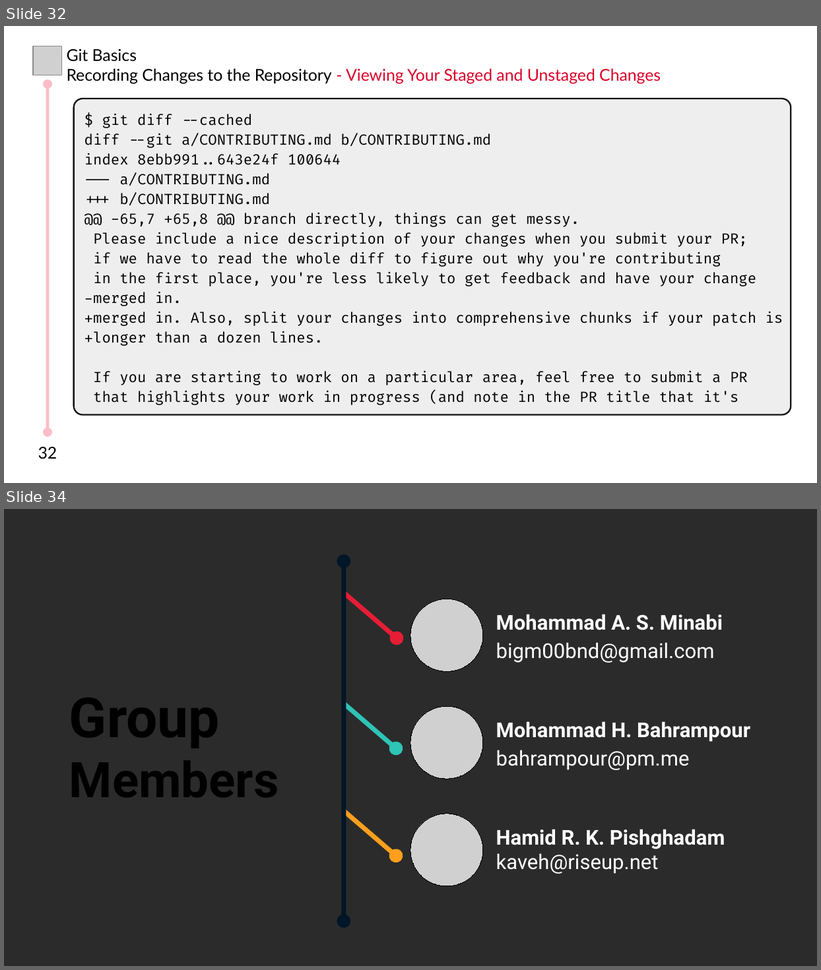
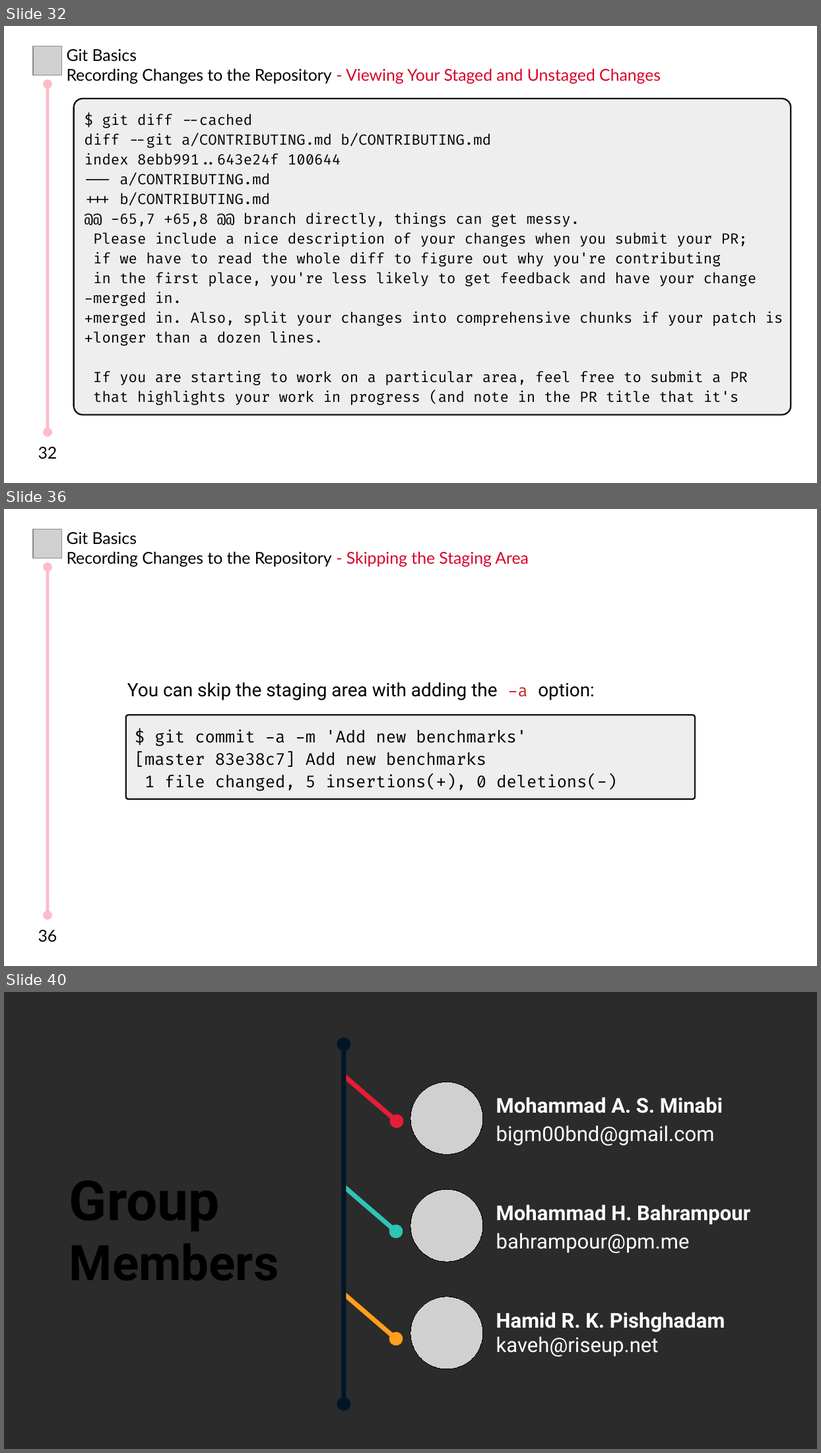
Before and after one commit to MHBahrampour/git-presentation-files, a slide deck: Chapter 2/Chapter 2.odp. Shown one above the other, each under a label of ours: slides 32 and 34 before the commit, slides 32, 36 and 40 after it; the slides between them are not shown. The pictures are 821x970 and 821x1453 pixels, drawn with LibreOffice and Linux fonts; fonts in the diff are those of the drawing; grey boxes stand for pictures; background and template pictures are left out; a plain dark background stands for a picture behind light text. Boxes give left, top, right and bottom in pixels: in the first picture for what was removed or moved away, otherwise in the second. Text is boxed around its words. In the diff, an @@ line names an element or a change of style, - is before the commit and + after.

```diff
--- a/Chapter 2/Chapter 2.odp
+++ b/Chapter 2/Chapter 2.odp
@@ slide 36 added at (x1=4, y1=509, x2=817, y2=966), background #FFFFFF @@
@@ picture added at (x1=33, y1=529, x2=61, y2=559) @@
@@ text added at (x1=67, y1=532, x2=529, y2=567), 16 pt, text #000000 @@
+Git Basics
+Recording Changes to the Repository - Skipping the Staging Area
@@ double arrow added from (48, 567) to (48, 916), #FCBDC8 3 pt @@
@@ text added at (x1=127, y1=683, x2=595, y2=700), 18 pt, text #000000 @@
+You can skip the staging area with adding the -a option:
@@ rounded rectangle added at (x1=125, y1=716, x2=696, y2=799), fill #EEEEEE, outline #151515 1.5 pt, 16 pt, text #000000 @@
+$ git commit -a -m 'Add new benchmarks'
+[master 83e38c7] Add new benchmarks
+1 file changed, 5 insertions(+), 0 deletions(-)
@@ text added at (x1=38, y1=930, x2=57, y2=943), 16 pt, text #000000 @@
+36
@@ what was slide 34 is now slide 40 @@
```
Also in this commit, not shown: 1 slide changed, 5 other slides added.
